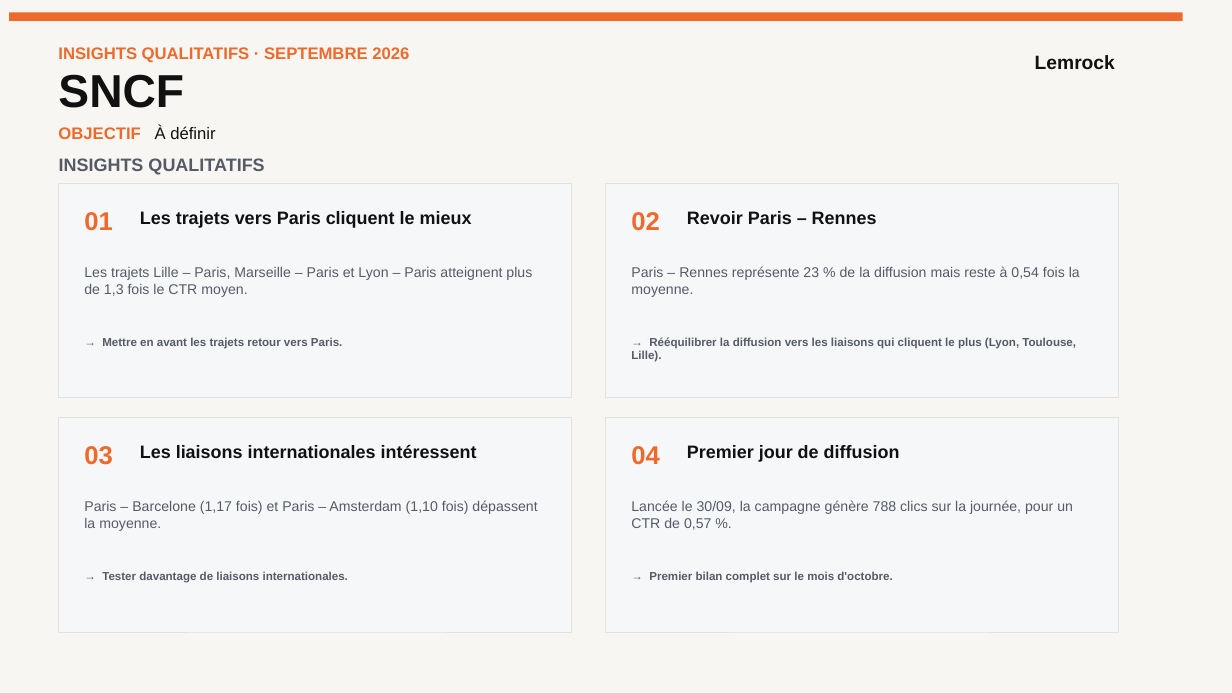
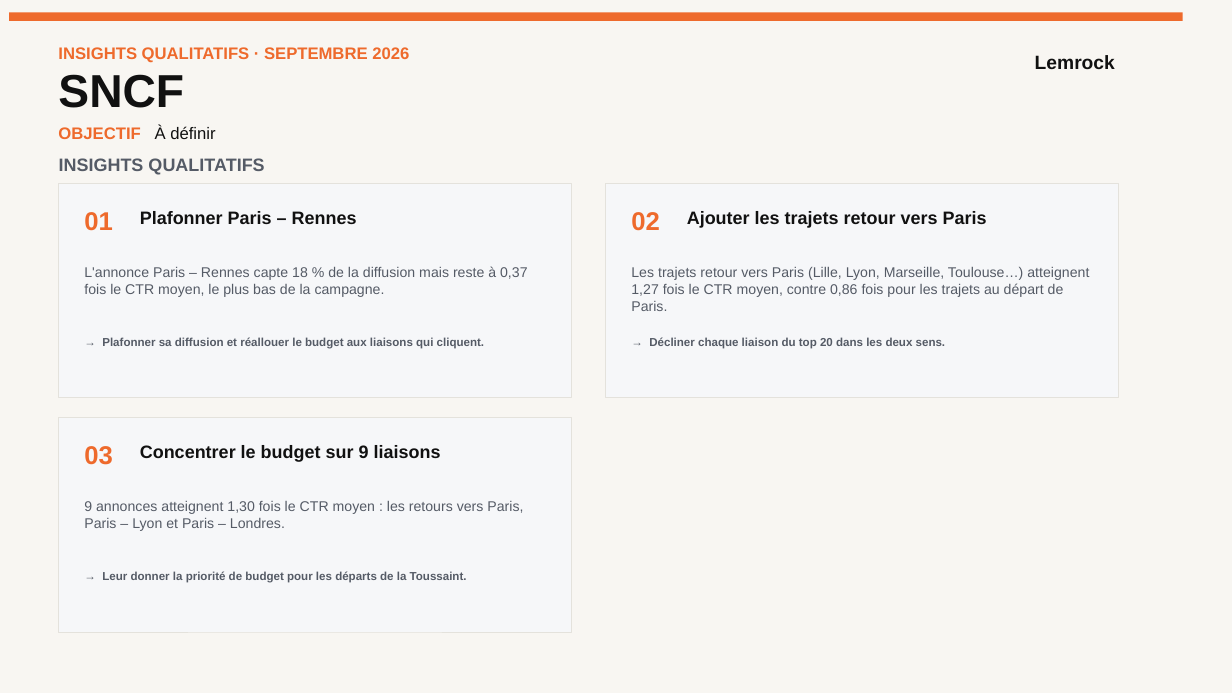
Before and after one commit to stephanemonmarson-creator/Lemrock, a slide deck: slide 42 of rapports/septembre/121026_Customer Success_Septembre 26.pptx. Drawn at 1232x693 pixels with LibreOffice and Linux fonts; fonts in the diff are those of the drawing. Boxes give left, top, right and bottom in pixels: in the first picture for what was removed or moved away, otherwise in the second. Text is boxed around its words. In the diff, an @@ line names an element or a change of style, - is before the commit and + after.

```diff
--- a/rapports/septembre/121026_Customer Success_Septembre 26.pptx
+++ b/rapports/septembre/121026_Customer Success_Septembre 26.pptx
@@ text at bbox=[140, 211, 357, 224]: text changed @@
-Les trajets vers Paris cliquent le mieux
+Plafonner Paris – Rennes
@@ text at bbox=[687, 211, 987, 228]: text changed @@
-Revoir Paris – Rennes
+Ajouter les trajets retour vers Paris
@@ text at bbox=[84, 266, 527, 297]: text changed @@
-Les trajets Lille – Paris, Marseille – Paris et Lyon – Paris atteignent plus de 1,3 fois le CTR moyen.
+L'annonce Paris – Rennes capte 18 % de la diffusion mais reste à 0,37 fois le CTR moyen, le plus bas de la campagne.
@@ text at bbox=[631, 267, 1089, 311]: text changed @@
-Paris – Rennes représente 23 % de la diffusion mais reste à 0,54 fois la moyenne.
+Les trajets retour vers Paris (Lille, Lyon, Marseille, Toulouse…) atteignent 1,27 fois le CTR moyen, contre 0,86 fois pour les trajets au départ de Paris.
@@ text at bbox=[102, 337, 484, 349]: text changed @@
-→ Mettre en avant les trajets retour vers Paris.
+→ Plafonner sa diffusion et réallouer le budget aux liaisons qui cliquent.
@@ text at bbox=[649, 337, 946, 349]: text changed @@
-→ Rééquilibrer la diffusion vers les liaisons qui cliquent le plus (Lyon, Toulouse, Lille).
+→ Décliner chaque liaison du top 20 dans les deux sens.
@@ rectangle removed at bbox=[605, 418, 1118, 632] @@
@@ text at bbox=[140, 445, 441, 462]: text changed @@
-Les liaisons internationales intéressent
+Concentrer le budget sur 9 liaisons
@@ text removed at bbox=[631, 446, 660, 465] @@
-04
@@ text removed at bbox=[687, 445, 900, 462] @@
-Premier jour de diffusion
@@ text at bbox=[84, 501, 523, 531]: text changed @@
-Paris – Barcelone (1,17 fois) et Paris – Amsterdam (1,10 fois) dépassent la moyenne.
+9 annonces atteignent 1,30 fois le CTR moyen : les retours vers Paris, Paris – Lyon et Paris – Londres.
@@ text removed at bbox=[631, 500, 1073, 530] @@
-Lancée le 30/09, la campagne génère 788 clics sur la journée, pour un CTR de 0,57 %.
@@ text at bbox=[102, 571, 467, 583]: text changed @@
-→ Tester davantage de liaisons internationales.
+→ Leur donner la priorité de budget pour les départs de la Toussaint.
@@ text removed at bbox=[649, 571, 892, 583] @@
-→ Premier bilan complet sur le mois d'octobre.
```
Also in this commit, not shown: 2 other slides changed, 5 other files.
